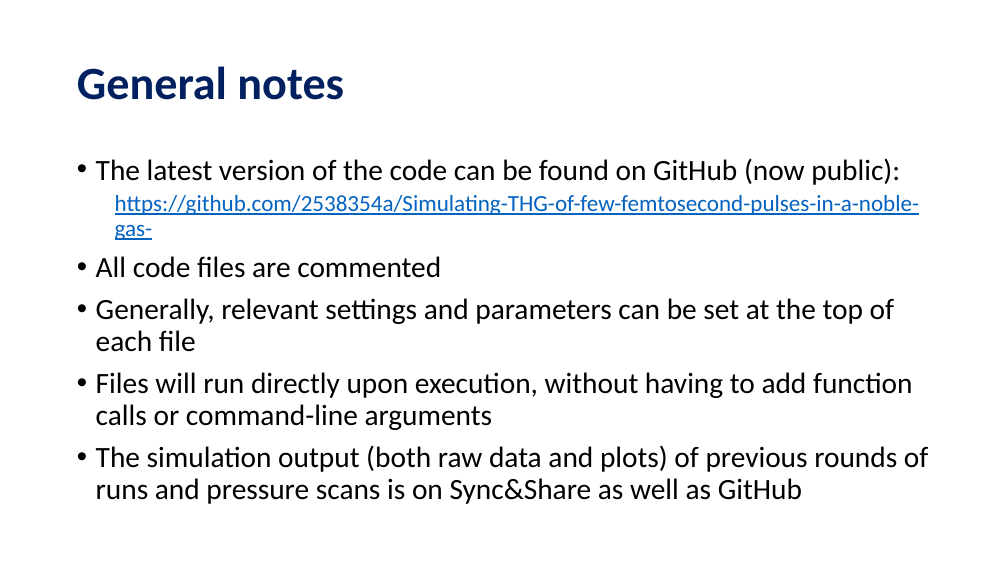
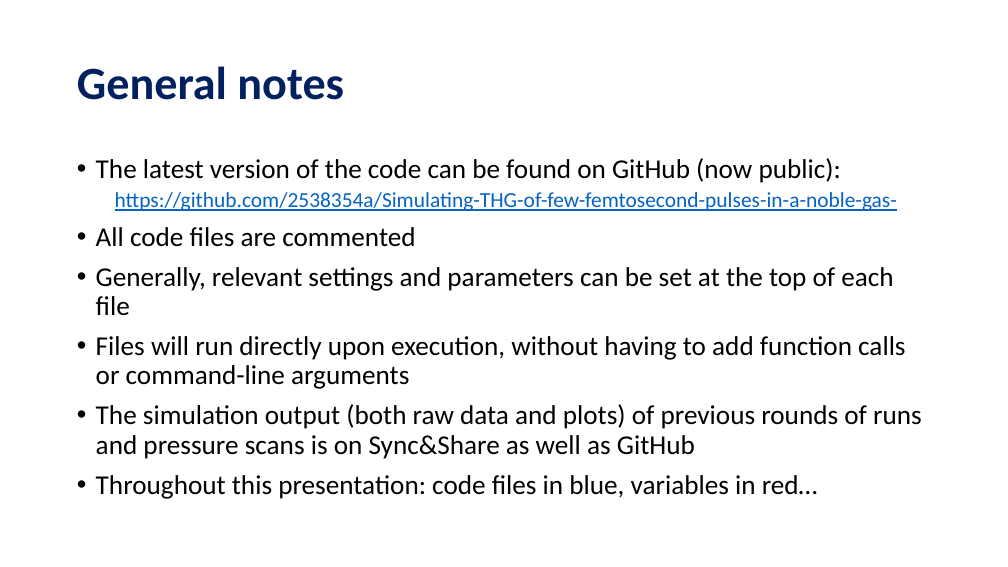
Before and after one commit to david-f-amorim/Simulating-THG-of-few-femtosecond-pulses-in-a-noble-gas-, a slide deck: slide 3 of presentations/DESY - Code Handover.pptx. Drawn at 1008x567 pixels with LibreOffice and Linux fonts; fonts in the diff are those of the drawing. Boxes give left, top, right and bottom in pixels: in the first picture for what was removed or moved away, otherwise in the second. Text is boxed around its words. In the diff, an @@ line names an element or a change of style, - is before the commit and + after.

```diff
--- a/presentations/DESY - Code Handover.pptx
+++ b/presentations/DESY - Code Handover.pptx
@@ text at bbox=[96, 158, 922, 459]: size 28 to 25.9 pt in "The latest version of the code can ...", "All code files are commented", "Generally, relevant settings and parameters can be ...", "Files will run directly upon execution, without ..." and 1 more places; size 22 to 20.4 pt in "https://github.com/2538354a/Simulating-THG-of-few-femtosecon ..." @@
@@ text at bbox=[96, 475, 818, 499]: paragraph added @@
+• Throughout this presentation: code files in blue, variables in red…
```
Also in this commit, not shown: 4 other slides changed, 2 slides added, 8 other files.
